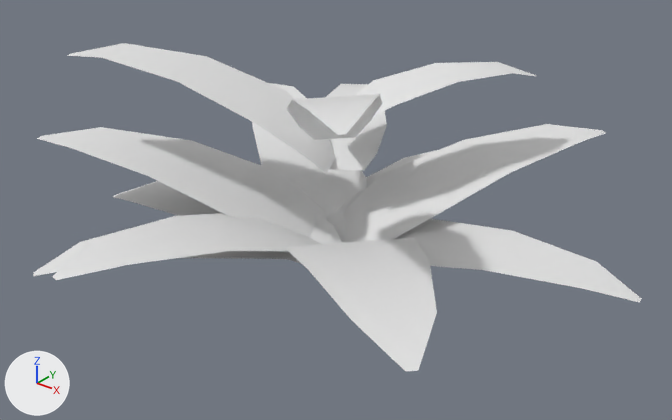
The OBJ model astro/3d_models/flower_bush/leaves.obj: old version first, new version second.
The view is the same before and after, from a camera (50 mm lens) standing at (0.995, -1.244, 0.925) and looking at (0.015, -0.019, 0.165). The lights are fixed; the arrows at lower left show +X, +Y and +Z. Where no turn or scale is listed for an object, it has been applied to the vertices.

Names of what the first picture shows: 'Flower_Bush_Leaves_Plane.033'.
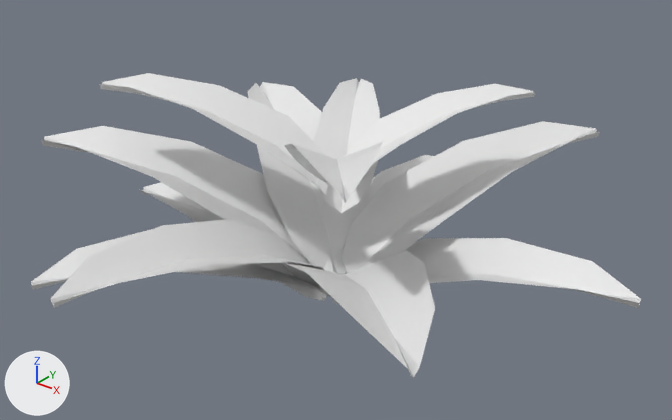
Commit message: astro: bush/shrub asset updates

Pixel boxes (x1, y1, x2, y2) of what changed, in the pictures (672 x 420 px; the box of a moved part takes in the faces that stretch with it):
'Flower_Bush_Leaves_Plane.033', reshaped (7% shorter): before (33, 43, 642, 371); after (31, 73, 641, 378)
part 1 of me_flower_bush_leaves_plane_033, rebuilt: before (326, 84, 387, 170); after (313, 78, 380, 213)
part 2 of me_flower_bush_leaves_plane_033, rebuilt (14% narrower, 7% shorter): before (67, 43, 335, 174); after (99, 73, 328, 195)
part 3 of me_flower_bush_leaves_plane_033, rebuilt (27% taller): before (343, 124, 606, 243); after (342, 121, 600, 273)
part 4 of me_flower_bush_leaves_plane_033, rebuilt (7% narrower, 25% taller): before (37, 127, 327, 238); after (41, 126, 312, 265)
part 5 of me_flower_bush_leaves_plane_033, rebuilt: before (354, 62, 536, 116); after (349, 84, 535, 163)
part 6 of me_flower_bush_leaves_plane_033, rebuilt: before (285, 238, 437, 371); after (282, 250, 435, 378)
part 7 of me_flower_bush_leaves_plane_033, rebuilt (34% taller): before (287, 94, 382, 140); after (284, 142, 382, 204)
part 8 of me_flower_bush_leaves_plane_033, rebuilt (32% taller): before (52, 213, 320, 280); after (51, 219, 324, 308)
part 9 of me_flower_bush_leaves_plane_033, rebuilt: before (395, 219, 642, 302); after (332, 238, 641, 308)
part 10 of me_flower_bush_leaves_plane_033, rebuilt: before (33, 219, 297, 276); after (31, 229, 321, 290)
part 11 of me_flower_bush_leaves_plane_033, added: after (139, 182, 334, 301)
part 12 of me_flower_bush_leaves_plane_033, added: after (344, 155, 434, 274)
part 13 of me_flower_bush_leaves_plane_033, moved or reshaped: before (113, 83, 438, 263); after (248, 82, 369, 274)

Patch to the scene script:
```diff
--- a/astro/3d_models/flower_bush/leaves.obj.py
+++ b/astro/3d_models/flower_bush/leaves.obj.py
@@ me_flower_bush_leaves_plane_033 @@
 # used by ob_flower_bush_leaves_plane_033; location = (0.0, 0.0, 0.0)
-me_flower_bush_leaves_plane_033.from_pydata(...)  # 156 vertices, 130 faces; spans x -0.587..0.563, y -0.552..0.558, z 0.021..0.499
+me_flower_bush_leaves_plane_033.from_pydata(...)  # 234 vertices, 260 faces; spans x -0.581..0.561, y -0.562..0.525, z -0.045..0.414
+# me_flower_bush_leaves_plane_033 part 1: the loose piece of 12 vertices spanning x -0.225..0.029, y 0.016..0.363, z 0.225..0.296 is rebuilt with 18 vertices and now spans x -0.201..0.032, y 0.002..0.329, z 0.139..0.302
+# me_flower_bush_leaves_plane_033 part 2: the loose piece of 12 vertices spanning x -0.469..0.006, y -0.23..0.057, z 0.242..0.436 is rebuilt with 18 vertices and now spans x -0.43..-0.008, y -0.193..0.048, z 0.179..0.378
+# me_flower_bush_leaves_plane_033 part 3: the loose piece of 12 vertices spanning x -0.048..0.3, y -0.007..0.532, z 0.071..0.236 is rebuilt with 18 vertices and now spans x -0.033..0.289, y -0.003..0.525, z -0.009..0.243
+# me_flower_bush_leaves_plane_033 part 4: the loose piece of 12 vertices spanning x -0.587..0.0, y -0.25..0.061, z 0.071..0.243 is rebuilt with 18 vertices and now spans x -0.581..-0.013, y -0.244..0.068, z -0.02..0.246
+# me_flower_bush_leaves_plane_033 part 5: the loose piece of 12 vertices spanning x -0.045..0.226, y -0.001..0.338, z 0.307..0.401 is rebuilt with 18 vertices and now spans x -0.019..0.236, y 0.003..0.314, z 0.202..0.366
+# me_flower_bush_leaves_plane_033 part 6: the loose piece of 12 vertices spanning x -0.02..0.471, y -0.434..0.027, z 0.071..0.244 is rebuilt with 18 vertices and now spans x -0.021..0.467, y -0.426..0.012, z -0.02..0.246
+# me_flower_bush_leaves_plane_033 part 7: the loose piece of 12 vertices spanning x 0.001..0.303, y -0.365..-0.021, z 0.319..0.499 is rebuilt with 18 vertices and now spans x -0.024..0.307, y -0.362..0.0, z 0.215..0.414
+# me_flower_bush_leaves_plane_033 part 8: the loose piece of 12 vertices spanning x -0.142..0.074, y -0.552..-0.01, z 0.071..0.224 is rebuilt with 18 vertices and now spans x -0.135..0.059, y -0.562..-0.049, z 0.029..0.207
+# me_flower_bush_leaves_plane_033 part 9: the loose piece of 12 vertices spanning x 0.009..0.563, y -0.069..0.14, z 0.068..0.15 is rebuilt with 18 vertices and now spans x 0.012..0.561, y -0.079..0.14, z -0.045..0.14
+# me_flower_bush_leaves_plane_033 part 10: the loose piece of 12 vertices spanning x -0.328..0.028, y -0.46..0.011, z 0.068..0.14 is rebuilt with 18 vertices and now spans x -0.335..0.02, y -0.464..-0.016, z -0.011..0.129
+# me_flower_bush_leaves_plane_033 part 11: a new loose piece of 18 vertices spanning x -0.534..-0.005, y -0.129..0.058, z -0.035..0.105
+# me_flower_bush_leaves_plane_033 part 12: a new loose piece of 18 vertices spanning x -0.108..0.051, y 0.039..0.48, z -0.02..0.117
+# me_flower_bush_leaves_plane_033 part 13
+# 24 vertices are removed from x -0.525..0.103, y -0.161..0.558, z 0.068..0.14
+# 30 faces are deleted
+# 6 vertices are added at (-0.121, 0.091, 0.103), (-0.265, 0.181, 0.174), (-0.045, 0.044, 0.032), (-0.017, 0.027, -0.015), (-0.41, 0.271, 0.203), (-0.497, 0.325, 0.207)
+# 20 new faces join them
```
